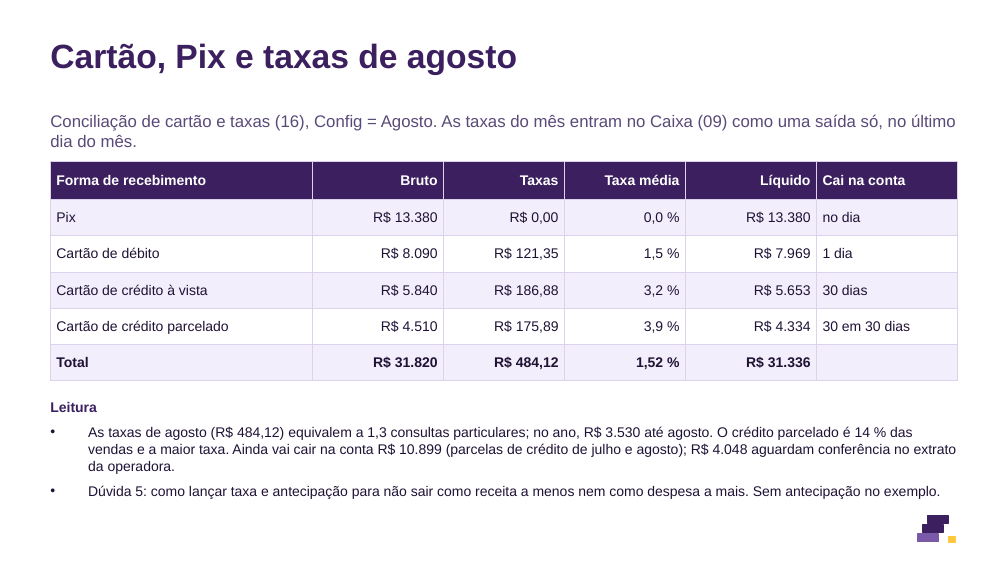
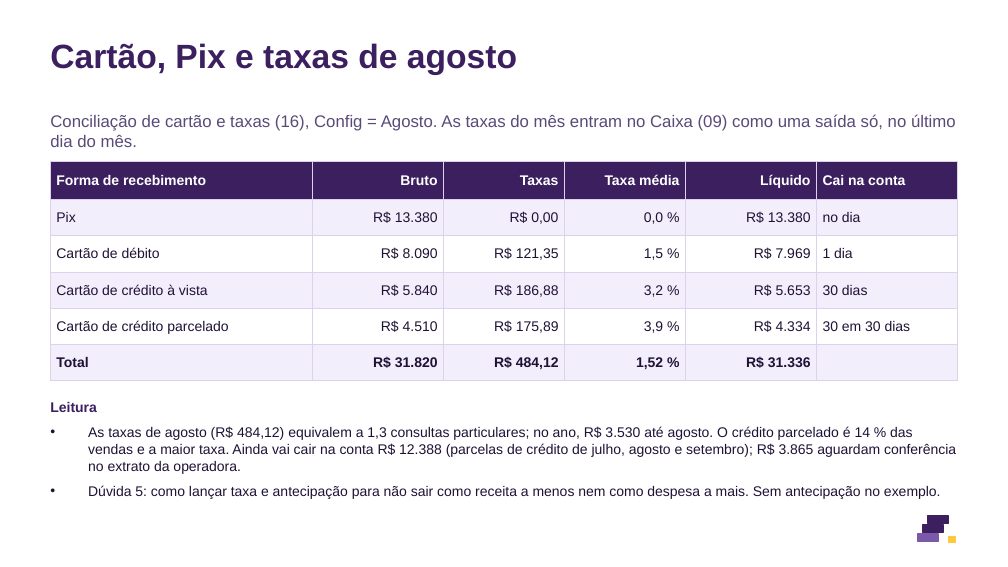
Before and after one commit to eduardomtzz/claude-code, a slide deck: slide 4 of projetos/gestao-ia-planilhas/produto/kit-medicos/entrega/29-modelo-convenios-para-o-contador-8-slides.pptx. Drawn at 1008x567 pixels with LibreOffice and Linux fonts; fonts in the diff are those of the drawing. Boxes give left, top, right and bottom in pixels: in the first picture for what was removed or moved away, otherwise in the second. Text is boxed around its words. In the diff, an @@ line names an element or a change of style, - is before the commit and + after.

```diff
--- a/projetos/gestao-ia-planilhas/produto/kit-medicos/entrega/29-modelo-convenios-para-o-contador-8-slides.pptx
+++ b/projetos/gestao-ia-planilhas/produto/kit-medicos/entrega/29-modelo-convenios-para-o-contador-8-slides.pptx
@@ text at (x1=88, y1=426, x2=956, y2=474): text changed @@
-• As taxas de agosto (R$ 484,12) equivalem a 1,3 consultas particulares; no ano, R$ 3.530 até agosto. O crédito parcelado é 14 % das vendas e a maior taxa. Ainda vai cair na conta R$ 10.899 (parcelas de crédito de julho e agosto); R$ 4.048 aguardam conferência no extrato da operadora.
+• As taxas de agosto (R$ 484,12) equivalem a 1,3 consultas particulares; no ano, R$ 3.530 até agosto. O crédito parcelado é 14 % das vendas e a maior taxa. Ainda vai cair na conta R$ 12.388 (parcelas de crédito de julho, agosto e setembro); R$ 3.865 aguardam conferência no extrato da operadora.
```
Also in this commit, not shown: 5 other slides changed, 37 other files.
